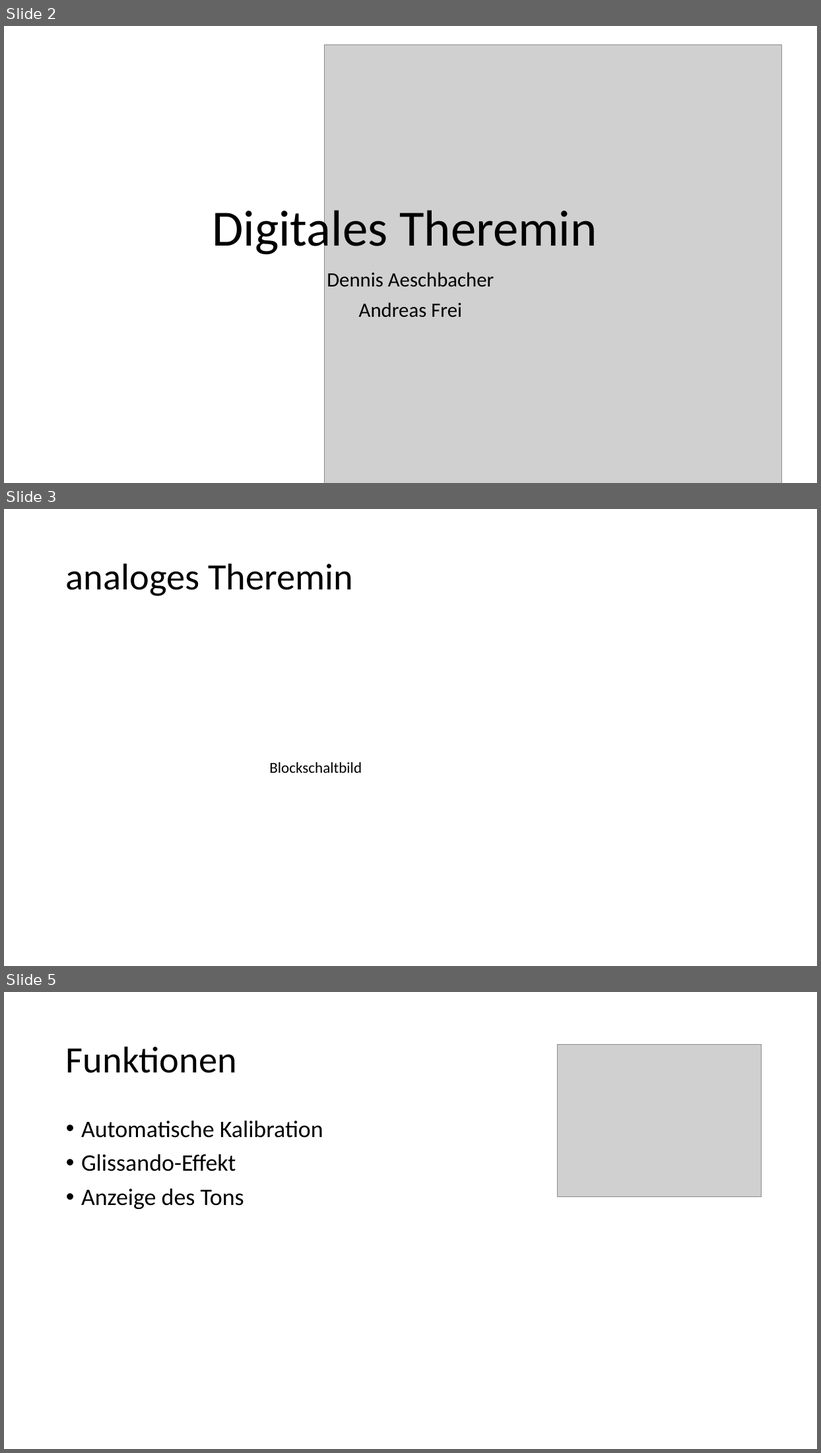
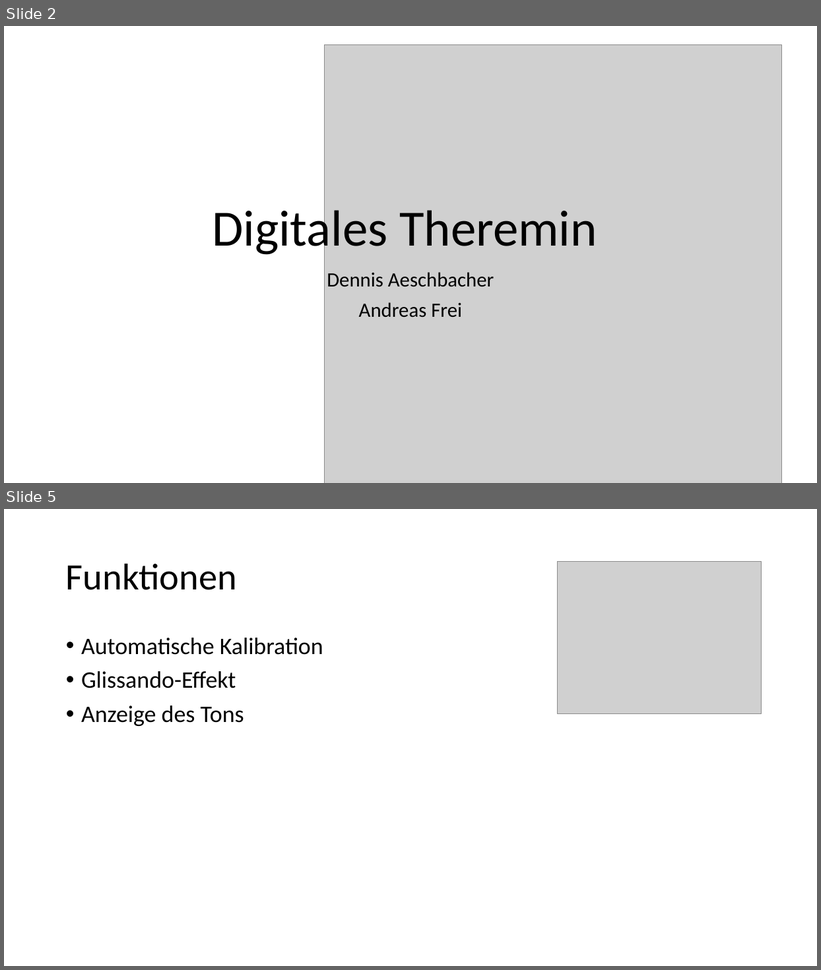
Before and after one commit to aeschi2305/FachberichtDigitalesThereminP6, a slide deck: Präsi/Digitales Theremin.pptx. Shown one above the other, each under a label of ours: slides 2, 3 and 5 before the commit, slides 2 and 5 after it; the slides between them are not shown. The pictures are 821x1453 and 821x970 pixels, drawn with LibreOffice and Linux fonts; fonts in the diff are those of the drawing; grey boxes stand for pictures. Boxes give left, top, right and bottom in pixels: in the first picture for what was removed or moved away, otherwise in the second. Text is boxed around its words. In the diff, an @@ line names an element or a change of style, - is before the commit and + after.

```diff
--- a/Präsi/Digitales Theremin.pptx
+++ b/Präsi/Digitales Theremin.pptx
@@ slide 3 removed at bbox=[4, 509, 817, 966], background #FFFFFF @@
@@ title removed at bbox=[66, 563, 353, 596] @@
-analoges Theremin
@@ text removed at bbox=[269, 762, 362, 773] @@
-Blockschaltbild
```
Also in this commit, not shown: 2 slides changed, 2 slides added, 1 other slide removed, 3 other files.
